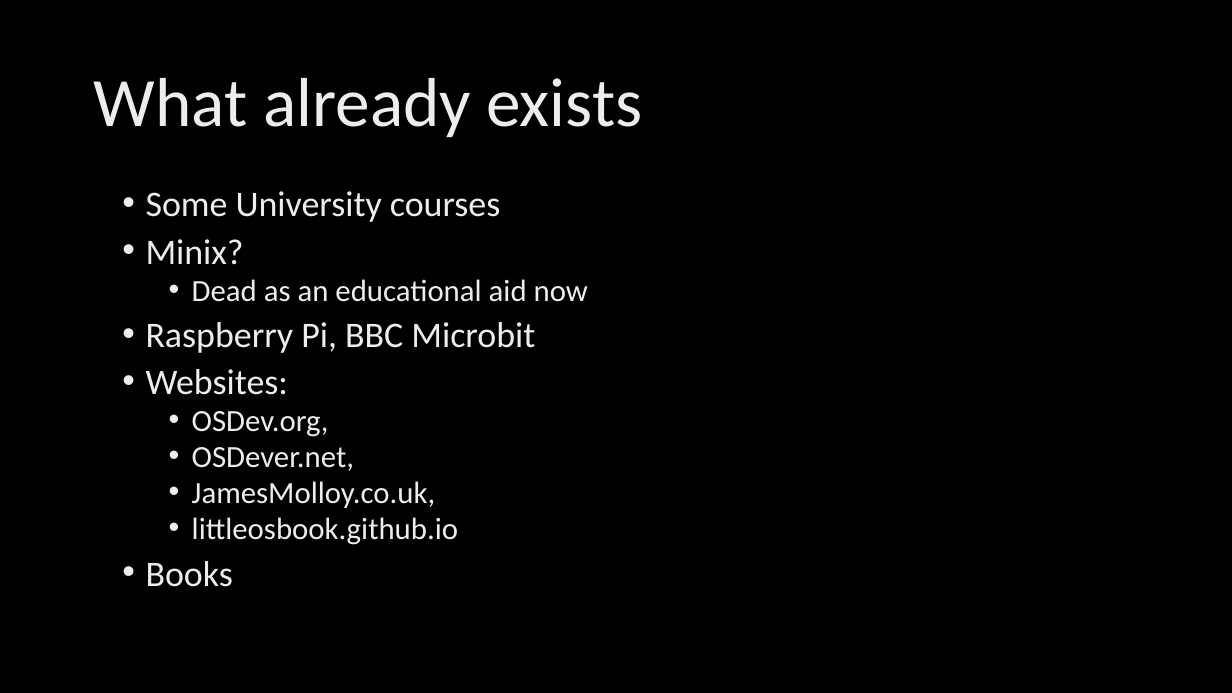
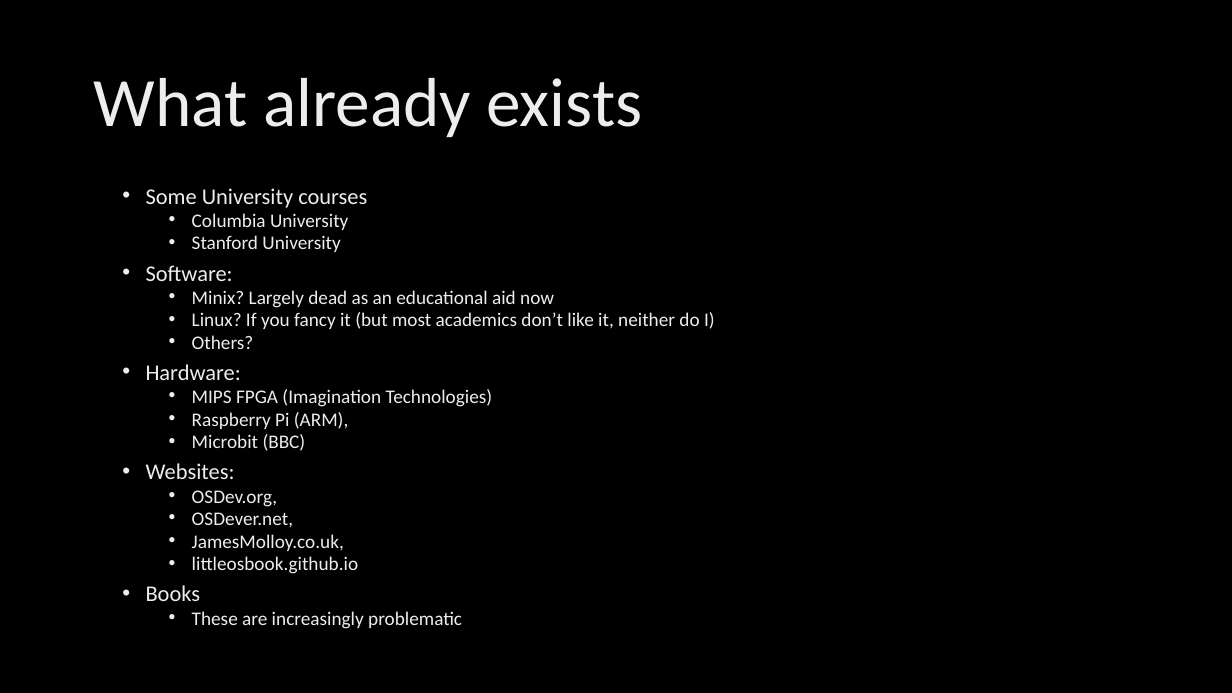
Before and after one commit to FlingOS/FlingOS, a slide deck: slide 16 of Documentation/Presentations/ACCU/How low can you go.pptx (slide 15 before the commit). Drawn at 1232x693 pixels with LibreOffice and Linux fonts; fonts in the diff are those of the drawing; background and template pictures are left out. Boxes give left, top, right and bottom in pixels: in the first picture for what was removed or moved away, otherwise in the second. Text is boxed around its words. In the diff, an @@ line names an element or a change of style, - is before the commit and + after.

```diff
--- a/Documentation/Presentations/ACCU/How low can you go.pptx
+++ b/Documentation/Presentations/ACCU/How low can you go.pptx
@@ text at [146,188,367,601]: size 28 to 17.5 pt in "Some University courses", "Websites:", "Books"; size 24 to 15 pt in "OSDev.org,", "OSDever.net,", "JamesMolloy.co.uk,", "littleosbook.github.io"; line spacing 0.8 to 0.7 @@
@@ text at [146,213,715,451]: text changed; size 28 to 15 pt @@
-• Minix?
-  • Dead as an educational aid now
-• Raspberry Pi, BBC Microbit
+  • Columbia University
+  • Stanford University
+• Software:
+  • Minix? Largely dead as an educational aid now
+  • Linux? If you fancy it (but most academics don’t like it, neither do I)
+  • Others?
+• Hardware:
+  • MIPS FPGA (Imagination Technologies)
+  • Raspberry Pi (ARM),
+  • Microbit (BBC)
@@ text at [192,611,462,629]: paragraph added @@
+  • These are increasingly problematic
```
Also in this commit, not shown: 3 other slides changed, 2 slides added.
